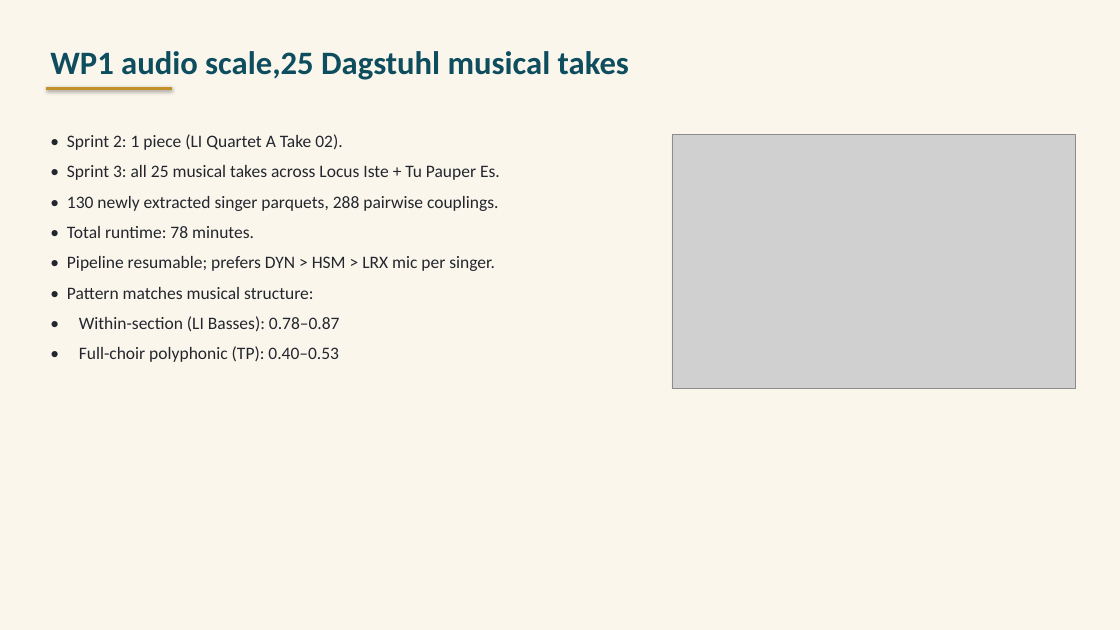
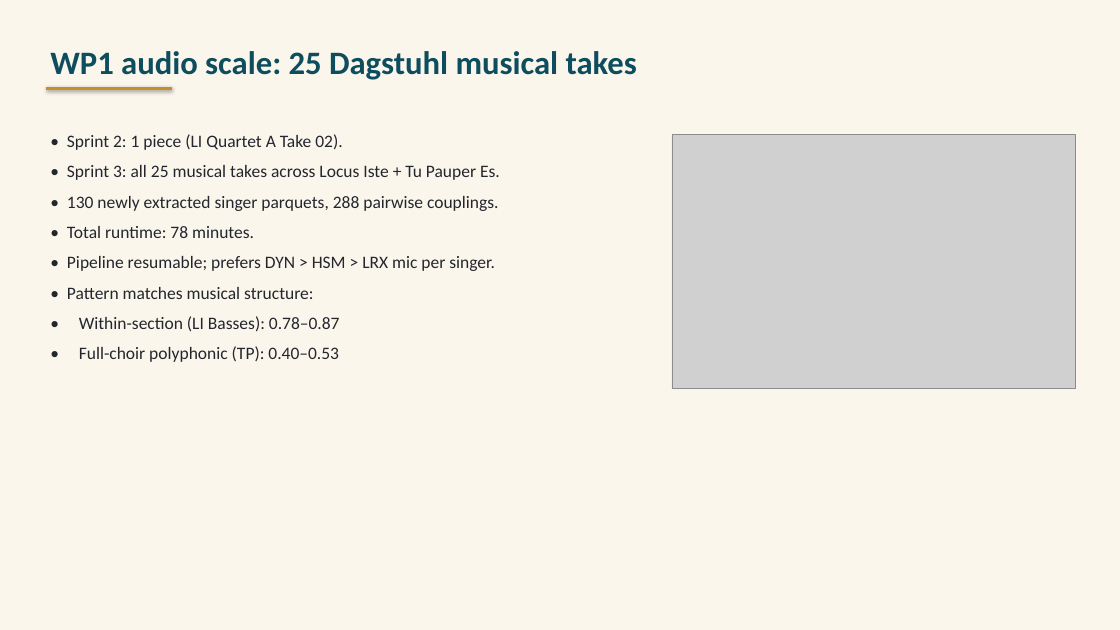
Before and after one commit to Zuraiz270/networked-choir-entanglement, a slide deck: slide 4 of output/jun11_status_meeting_iv.pptx. Drawn at 1120x630 pixels with LibreOffice and Linux fonts; fonts in the diff are those of the drawing; grey boxes stand for pictures. Boxes give left, top, right and bottom in pixels: in the first picture for what was removed or moved away, otherwise in the second. Text is boxed around its words. In the diff, an @@ line names an element or a change of style, - is before the commit and + after.

```diff
--- a/output/jun11_status_meeting_iv.pptx
+++ b/output/jun11_status_meeting_iv.pptx
@@ text at (50, 51, 637, 80): text changed @@
-WP1 audio scale,25 Dagstuhl musical takes
+WP1 audio scale: 25 Dagstuhl musical takes
```
Also in this commit, not shown: 7 other slides changed, 4 other files.
